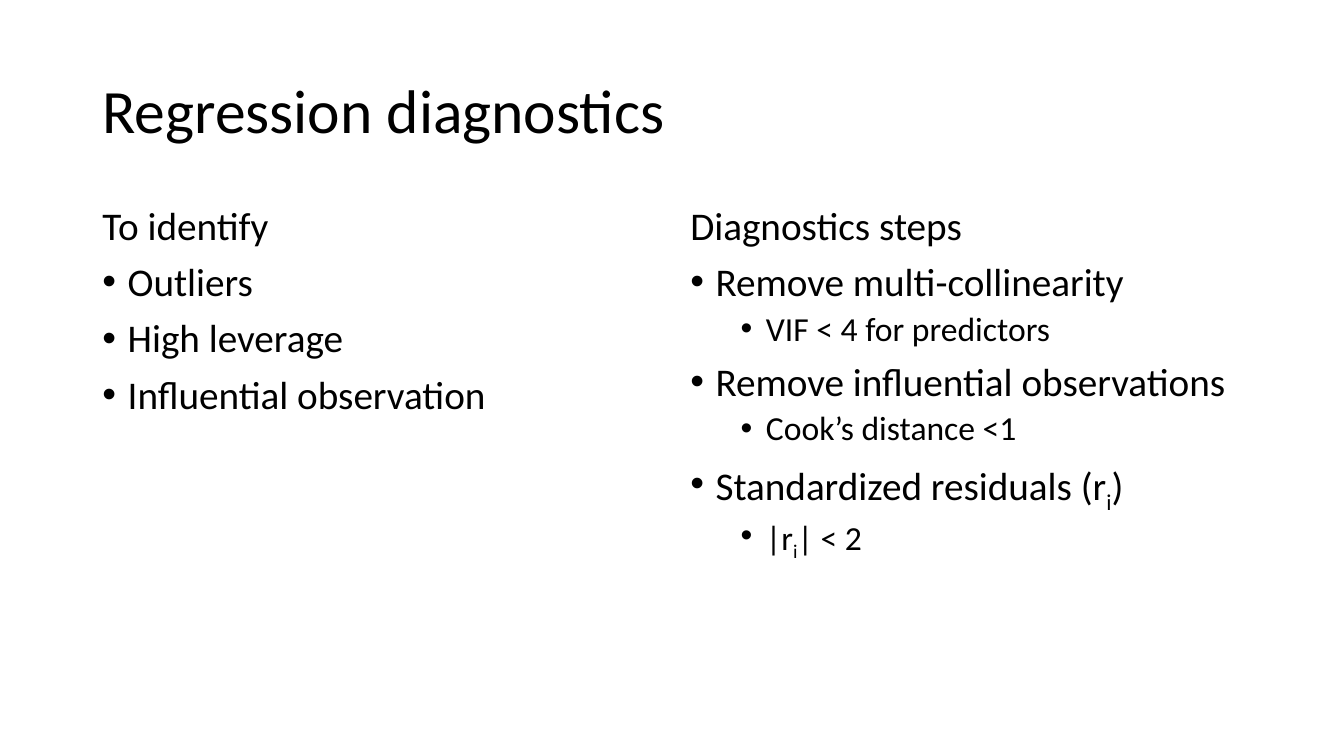
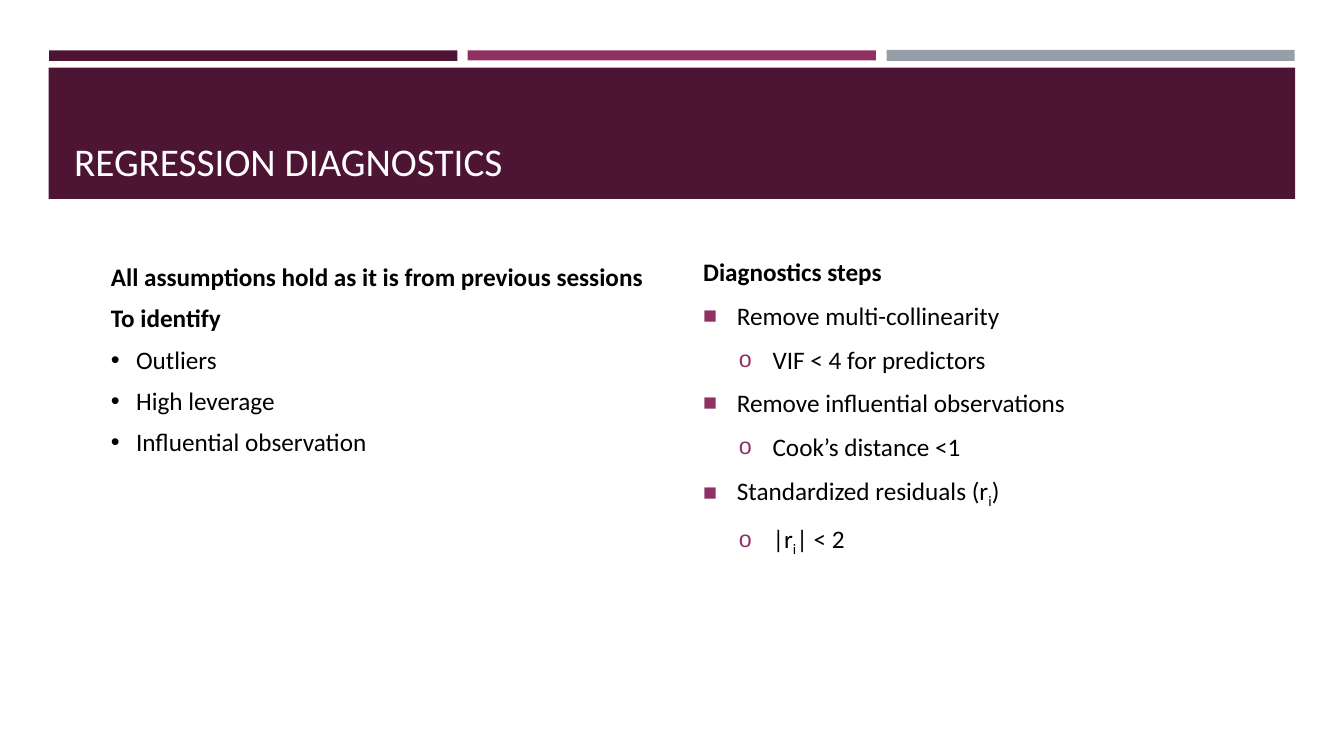
Before and after one commit to TheKarthikeyan/AMDA, a slide deck: slide 3 of cases/americanmotors/americanmotors.pptx. Drawn at 1344x756 pixels with LibreOffice and Linux fonts; fonts in the diff are those of the drawing. Boxes give left, top, right and bottom in pixels: in the first picture for what was removed or moved away, otherwise in the second. Text is boxed around its words. In the diff, an @@ line names an element or a change of style, - is before the commit and + after.

```diff
--- a/cases/americanmotors/americanmotors.pptx
+++ b/cases/americanmotors/americanmotors.pptx
@@ rectangle added at bbox=[49, 50, 458, 60], fill #4D1434 @@
@@ rectangle added at bbox=[468, 50, 876, 60], fill #903163 @@
@@ rectangle added at bbox=[886, 50, 1295, 62], fill #969FA7 @@
@@ rectangle added at bbox=[48, 68, 1296, 199], fill #4D1434 @@
@@ title "REGRESSION DIAGNOSTICS" at bbox=[74, 150, 503, 177]: vertical alignment middle to bottom @@
@@ title at bbox=[74, 150, 503, 177]: text changed; size 44 to 28 pt; text colour #000000 to #FFFFFF @@
-Regression diagnostics
+REGRESSION DIAGNOSTICS
@@ text "Diagnostics steps": place and size @@
-text "Diagnostics steps" at bbox=[690, 213, 1226, 550]
+text "Diagnostics steps" at bbox=[703, 263, 1065, 548]
@@ text "Diagnostics steps" at bbox=[703, 263, 1065, 548]: size 28 to 18 pt in "Diagnostics steps", "Remove multi-collinearity", "Remove influential observations", "Standardized residuals (ri)"; bold on in "Diagnostics steps"; size 24 to 18 pt in "VIF < 4 for predictors", "Cook’s distance <1", "|ri| < 2"; line spacing 0.9 to 1; bullet • to ■; bullet • to o; more space between paragraphs; vertical alignment top to middle @@
@@ text "All assumptions hold as it ...": place and size @@
-text "All assumptions hold as it ..." at bbox=[102, 212, 485, 410]
+text "All assumptions hold as it ..." at bbox=[111, 268, 643, 452]
@@ text at bbox=[111, 268, 643, 290]: paragraph added @@
+All assumptions hold as it is from previous sessions
@@ text at bbox=[111, 309, 366, 452]: size 28 to 18 pt in "To identify", "Outliers", "High leverage", "Influential observation"; bold on in "To identify" @@
```
Also in this commit, not shown: 12 other slides changed, 13 slides added, 3 other files.
